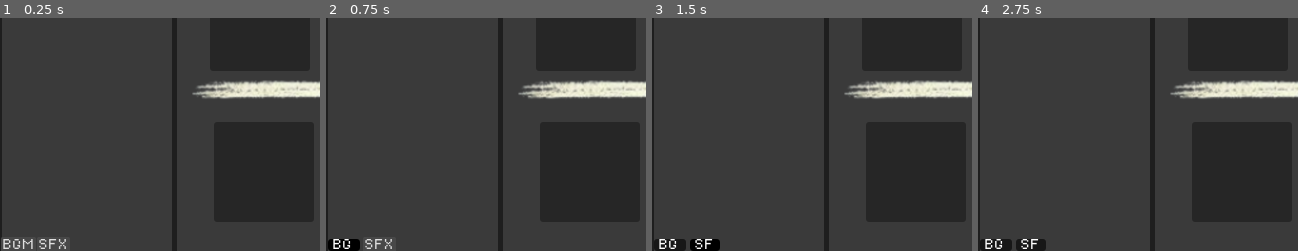
Above: before the commit, frames 1-4 (left to right).
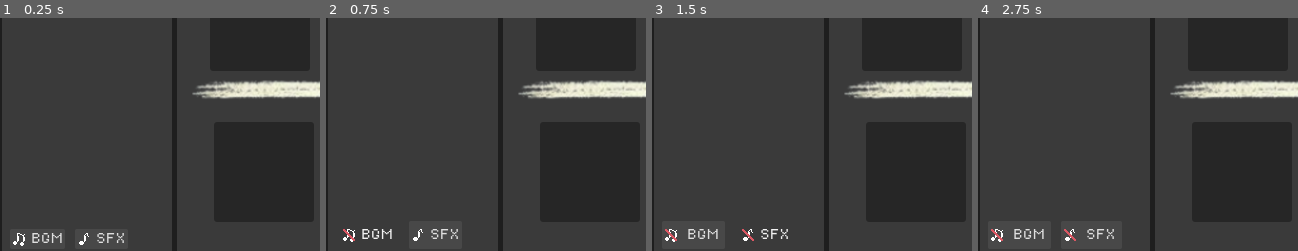
Above: after the commit, the same moments.

Repository: montyplexer/Multiplayer-TicTacToe
Game: Godot game, scene res://scenes/tictactoe.tscn
Same seed, same stepped clock (60 frames per second), same inputs: the game is played once before the commit and once after it.
Inputs:
- Up to frame 1 (0.25 s): no input
- Up to frame 2 (0.75 s): click "BGM" at 0.5 s
- Up to frame 3 (1.5 s): click "SFX" at 1.25 s
- Up to frame 4 (2.75 s): click "New Game" at 2 s
The pictures show only the part of the screen within x 0-50%, y 50-100%; the shares and areas given below are measured in that part.

The runs differ from the first frame. In frame 1, 0.9% of the frame differs, in the area x 0-39%, y 92-100%; in frame 2, 1.2%; in frame 3, 1.5%; in frame 4, 1.5%, in the area x 0-43%, y 90-100%.

Commit message:
Added Audio Buses
* Each audio stream has been sorted either as Background Music (BGM) or Sound Effects (SFX) and play on their respective bus.
* Added UI buttons to control BGM and SFX seperately.

Diff:
--- /dev/null
+++ b/default_bus_layout.tres
@@ -0,0 +1,15 @@
+[gd_resource type="AudioBusLayout" format=3 uid="uid://xuuxewrdruy8"]
+
+[resource]
+bus/1/name = &"BGM"
+bus/1/solo = false
+bus/1/mute = false
+bus/1/bypass_fx = false
+bus/1/volume_db = 0.0672607
+bus/1/send = &"Master"
+bus/2/name = &"SFX"
+bus/2/solo = false
+bus/2/mute = false
+bus/2/bypass_fx = false
+bus/2/volume_db = 0.0
+bus/2/send = &"Master"
--- a/scenes/tictactoe.tscn
+++ b/scenes/tictactoe.tscn
@@ -11,9 +11,18 @@
 [ext_resource type="ButtonGroup" uid="uid://cofs3o3i8bq78" path="res://style/AIDifficultyButtonGroup.tres" id="4_5gmd5"]
 [ext_resource type="Script" path="res://scripts/audio_button.gd" id="4_rqr7n"]
 [ext_resource type="ButtonGroup" uid="uid://p5m3d8d3yqdm" path="res://style/MultiplayerModeButtonGroup.tres" id="5_sgdy3"]
+[ext_resource type="Texture2D" uid="uid://dliva5nt2656y" path="res://assets/ui/ui_bgm_on.png" id="8_yb3ma"]
+[ext_resource type="Script" path="res://scripts/audio_button_with_icon.gd" id="9_6ic10"]
+[ext_resource type="Texture2D" uid="uid://donf78soyix73" path="res://assets/ui/ui_sfx_on.png" id="9_302yj"]
+[ext_resource type="Texture2D" uid="uid://vi43bhoigjqx" path="res://assets/ui/ui_bgm_off.png" id="10_vm5t3"]
 [ext_resource type="AudioStream" uid="uid://b0r1eiv5s3fe8" path="res://assets/audio/tic-tac-toe_beets-type-beet.mp3" id="11_qe24u"]
+[ext_resource type="Texture2D" uid="uid://bo18v31tcbt7d" path="res://assets/ui/ui_sfx_off.png" id="12_kqtcb"]
 
 [sub_resource type="StyleBoxEmpty" id="StyleBoxEmpty_rxjij"]
+
+[sub_resource type="StyleBoxEmpty" id="StyleBoxEmpty_ykm2v"]
+
+[sub_resource type="StyleBoxEmpty" id="StyleBoxEmpty_43rl8"]
 
 [sub_resource type="PlaceholderTexture2D" id="PlaceholderTexture2D_357up"]
 size = Vector2(140, 140)
@@ -272,29 +281,59 @@
 text = "Connect"
 script = ExtResource("4_rqr7n")
 
-[node name="HBoxContainer" type="HBoxContainer" parent="VBoxTitleBar/HBoxScoreAndGrid/InfoRect"]
+[node name="AudioButtonMargin" type="MarginContainer" parent="VBoxTitleBar/HBoxScoreAndGrid/InfoRect"]
 layout_mode = 1
 anchors_preset = 12
 anchor_top = 1.0
 anchor_right = 1.0
 anchor_bottom = 1.0
-offset_top = -12.0
 grow_horizontal = 2
 grow_vertical = 0
-
-[node name="MusicButton" type="Button" parent="VBoxTitleBar/HBoxScoreAndGrid/InfoRect/HBoxContainer"]
-layout_mode = 2
-theme = ExtResource("2_8lb4p")
-toggle_mode = true
+theme_override_constants/margin_left = 4
+theme_override_constants/margin_top = 4
+theme_override_constants/margin_right = 4
+theme_override_constants/margin_bottom = 2
+
+[node name="AudioButtonContainer" type="HBoxContainer" parent="VBoxTitleBar/HBoxScoreAndGrid/InfoRect/AudioButtonMargin"]
+layout_mode = 2
+theme = ExtResource("2_8lb4p")
+theme_override_constants/separation = 6
+
+[node name="MarginMusic" type="MarginContainer" parent="VBoxTitleBar/HBoxScoreAndGrid/InfoRect/AudioButtonMargin/AudioButtonContainer"]
+layout_mode = 2
+size_flags_horizontal = 4
+theme_override_constants/margin_left = 5
+theme_override_constants/margin_top = 2
+theme_override_constants/margin_right = 5
+theme_override_constants/margin_bottom = 2
+
+[node name="MusicButton" type="Button" parent="VBoxTitleBar/HBoxScoreAndGrid/InfoRect/AudioButtonMargin/AudioButtonContainer/MarginMusic"]
+layout_mode = 2
+theme = ExtResource("2_8lb4p")
+theme_override_styles/focus = SubResource("StyleBoxEmpty_ykm2v")
 text = "BGM"
-script = ExtResource("4_rqr7n")
-
-[node name="SoundButton" type="Button" parent="VBoxTitleBar/HBoxScoreAndGrid/InfoRect/HBoxContainer"]
-layout_mode = 2
-theme = ExtResource("2_8lb4p")
-toggle_mode = true
+icon = ExtResource("8_yb3ma")
+script = ExtResource("9_6ic10")
+icon_on = ExtResource("8_yb3ma")
+icon_off = ExtResource("10_vm5t3")
+
+[node name="MarginSound" type="MarginContainer" parent="VBoxTitleBar/HBoxScoreAndGrid/InfoRect/AudioButtonMargin/AudioButtonContainer"]
+layout_mode = 2
+size_flags_horizontal = 4
+theme_override_constants/margin_left = 2
+theme_override_constants/margin_top = 2
+theme_override_constants/margin_right = 5
+theme_override_constants/margin_bottom = 2
+
+[node name="SoundButton" type="Button" parent="VBoxTitleBar/HBoxScoreAndGrid/InfoRect/AudioButtonMargin/AudioButtonContainer/MarginSound"]
+layout_mode = 2
+theme = ExtResource("2_8lb4p")
+theme_override_styles/focus = SubResource("StyleBoxEmpty_43rl8")
 text = "SFX"
-script = ExtResource("4_rqr7n")
+icon = ExtResource("9_302yj")
+script = ExtResource("9_6ic10")
+icon_on = ExtResource("9_302yj")
+icon_off = ExtResource("12_kqtcb")
 
 [node name="GridRect" type="ColorRect" parent="VBoxTitleBar/HBoxScoreAndGrid"]
 custom_minimum_size = Vector2(460, 460)
@@ -430,3 +469,5 @@
 [connection signal="pressed" from="VBoxTitleBar/HBoxScoreAndGrid/InfoRect/MarginContainer/InfoContainer/MultiplayerButton" to="." method="_on_multiplayer_button_pressed"]
 [connection signal="pressed" from="VBoxTitleBar/HBoxScoreAndGrid/InfoRect/MarginContainer/InfoContainer/MultiplayerSettingsBox/HotSeatButton" to="." method="_on_hot_seat_button_pressed"]
 [connection signal="pressed" from="VBoxTitleBar/HBoxScoreAndGrid/InfoRect/MarginContainer/InfoContainer/MultiplayerSettingsBox/OnlineButton" to="." method="_on_online_button_pressed"]
+[connection signal="pressed" from="VBoxTitleBar/HBoxScoreAndGrid/InfoRect/AudioButtonMargin/AudioButtonContainer/MarginMusic/MusicButton" to="." method="_on_music_button_pressed"]
+[connection signal="pressed" from="VBoxTitleBar/HBoxScoreAndGrid/InfoRect/AudioButtonMargin/AudioButtonContainer/MarginSound/SoundButton" to="." method="_on_sound_button_pressed"]
--- a/scenes/tile.tscn
+++ b/scenes/tile.tscn
@@ -37,10 +37,12 @@
 unique_name_in_owner = true
 stream = ExtResource("4_5l5ap")
 volume_db = -9.0
+bus = &"SFX"
 
 [node name="AudioMarkingX" type="AudioStreamPlayer" parent="."]
 unique_name_in_owner = true
 stream = ExtResource("5_op0ko")
 volume_db = -9.0
+bus = &"SFX"
 
 [connection signal="pressed" from="ChoiceButton" to="." method="_on_choice_button_pressed"]
--- a/scripts/audio_button.gd
+++ b/scripts/audio_button.gd
@@ -6,6 +6,7 @@
 
 func _ready():
 	audio_player = AudioStreamPlayer.new()
+	audio_player.bus = &"SFX"
 	audio_player.volume_db = -3
 	add_child(audio_player)
 	self.connect("pressed", play_button_sound)
--- /dev/null
+++ b/scripts/audio_button_with_icon.gd
@@ -0,0 +1,18 @@
+extends AudioButton
+class_name AudioIconButton
+
+@export var icon_on: Texture2D
+@export var icon_off: Texture2D
+
+func _ready():
+	self.connect("pressed", toggle_icon)
+	if pressed:
+		icon = icon_on
+	else:
+		icon = icon_off
+
+func toggle_icon():
+	if icon == icon_off:
+		icon = icon_on
+	else:
+		icon = icon_off
--- a/scripts/global.gd
+++ b/scripts/global.gd
@@ -8,6 +8,9 @@
 signal toggle_remaining_tiles_signal(enable: bool)
 
 var board = null
+
+var bgm = true
+var sfx = true
 
 enum PLAYER { X, O }
 var turn: int = PLAYER.X
--- a/scripts/tictactoe.gd
+++ b/scripts/tictactoe.gd
@@ -19,6 +19,7 @@
 		grid.append([])
 		for c in cols:
 			grid[r].append(".")
+	%BackgroundMusicPlayer.bus = &"BGM"
 	%BackgroundMusicPlayer.play()
 
 func clear_board():
@@ -281,13 +282,32 @@
 	ui_update_settings()
 	_on_new_game_button_pressed()
 
-
 func _on_o_score_title_button_pressed():
 	Global.game_settings.your_piece = "O"
 	Global.game_settings.opponent_piece = "X"
 	ui_update_turn_label("Now playing as O.")
 	ui_update_settings()
 	_on_new_game_button_pressed()
+
+func _on_music_button_pressed():
+	var bgm_channel = AudioServer.get_bus_index(&"BGM")
+	var bgm_channel_volume = AudioServer.get_bus_volume_db(bgm_channel)
+	if Global.bgm:
+		Global.bgm = false
+		AudioServer.set_bus_volume_db(bgm_channel,-80)
+	else:
+		Global.bgm = true
+		AudioServer.set_bus_volume_db(bgm_channel,0)
+
+func _on_sound_button_pressed():
+	var sfx_channel = AudioServer.get_bus_index(&"SFX")
+	var sfx_channel_volume = AudioServer.get_bus_volume_db(sfx_channel)
+	if Global.sfx:
+		Global.sfx = false
+		AudioServer.set_bus_volume_db(sfx_channel,-80)
+	else:
+		Global.sfx = true
+		AudioServer.set_bus_volume_db(sfx_channel,0)
 
 # ----------
 # --- AI ---
--- a/scripts/tile.gd
+++ b/scripts/tile.gd
@@ -20,6 +20,8 @@
 	Global.new_game_signal.connect(reset_tile)
 	Global.tile_pressed_signal.connect(virtual_press)
 	Global.toggle_remaining_tiles_signal.connect(toggle_tile)
+	$AudioMarkingX.bus = &"SFX"
+	$AudioMarkingO.bus = &"SFX"
 
 func virtual_press(id: Vector2):
 	$ChoiceButton.visible = false
Binary file added: assets/ui/ui_bgm_off.png
Not shown, added: assets/ui/ui_bgm_off.png.import
Binary file added: assets/ui/ui_bgm_on.png
Not shown, added: assets/ui/ui_bgm_on.png.import
Binary file added: assets/ui/ui_sfx_off.png
Not shown, added: assets/ui/ui_sfx_off.png.import
Binary file added: assets/ui/ui_sfx_on.png
Not shown, added: assets/ui/ui_sfx_on.png.import
Not shown: 1 places in scenes/tictactoe.tscn that only renumber resources
